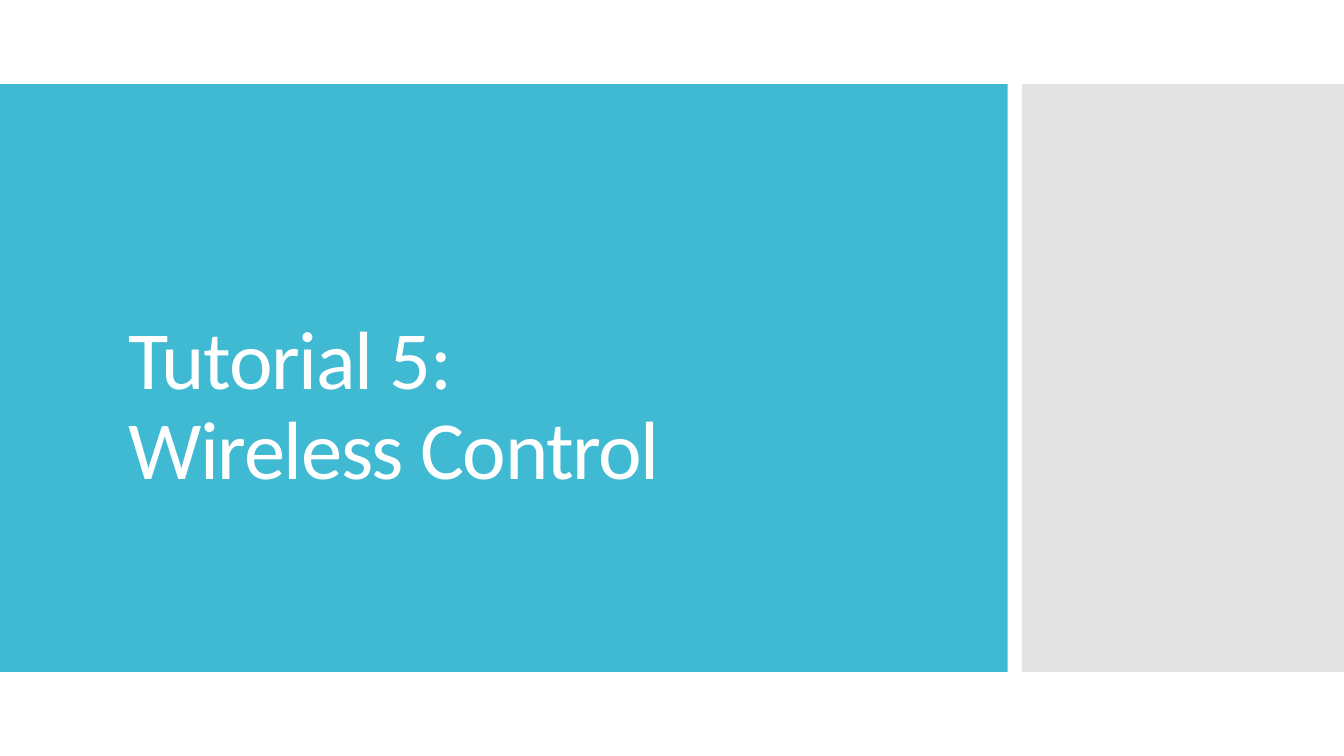
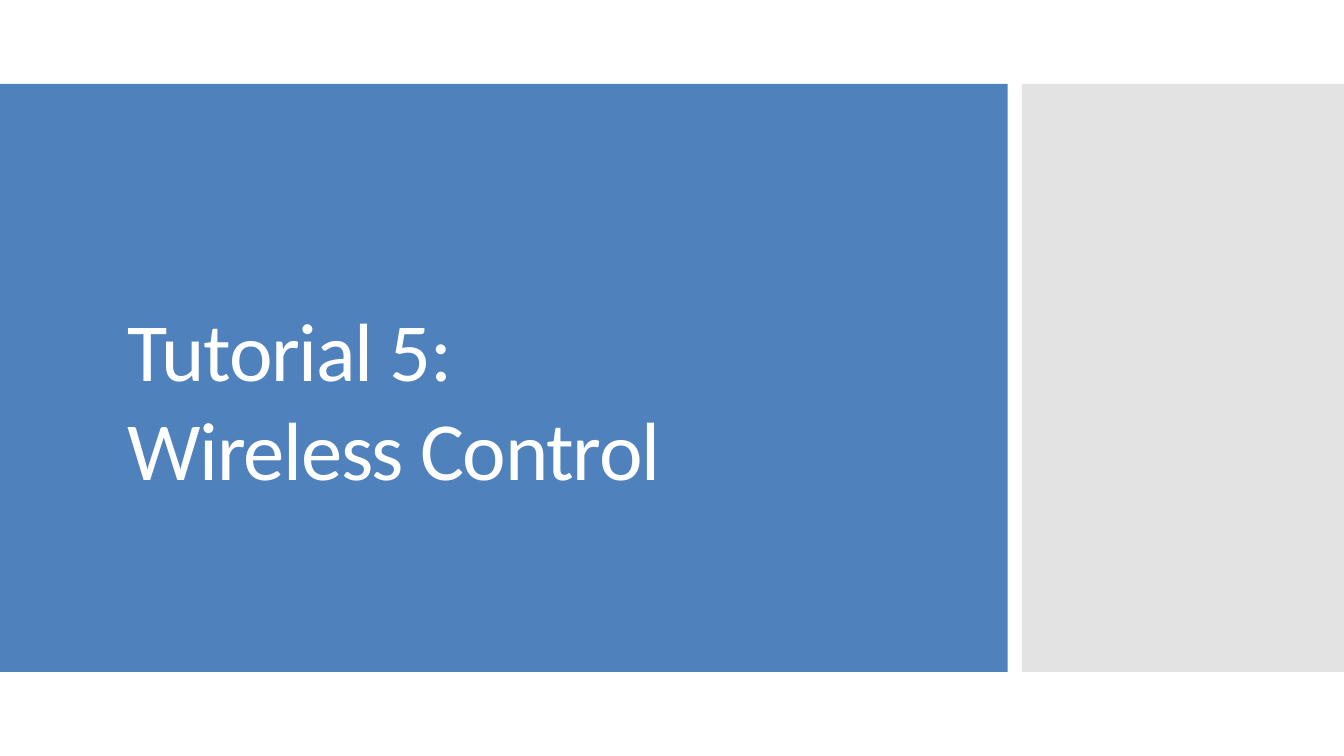
Before and after one commit to adiravishankara/arduino_tutorials, a slide deck: slide 1 of presentations/tutorial4.pptx. Drawn at 1344x756 pixels with LibreOffice and Linux fonts; fonts in the diff are those of the drawing. Boxes give left, top, right and bottom in pixels: in the first picture for what was removed or moved away, otherwise in the second. Text is boxed around its words. In the diff, an @@ line names an element or a change of style, - is before the commit and + after.

```diff
--- a/presentations/tutorial4.pptx
+++ b/presentations/tutorial4.pptx
@@ rectangle at box(0, 84, 1008, 671): fill #40BAD2 to #4F81BD @@
@@ text "Tutorial 5: Wireless Control" at box(128, 323, 660, 481): line spacing 0.9 to 1 @@
```
Also in this commit, not shown: 4 other slides changed.
